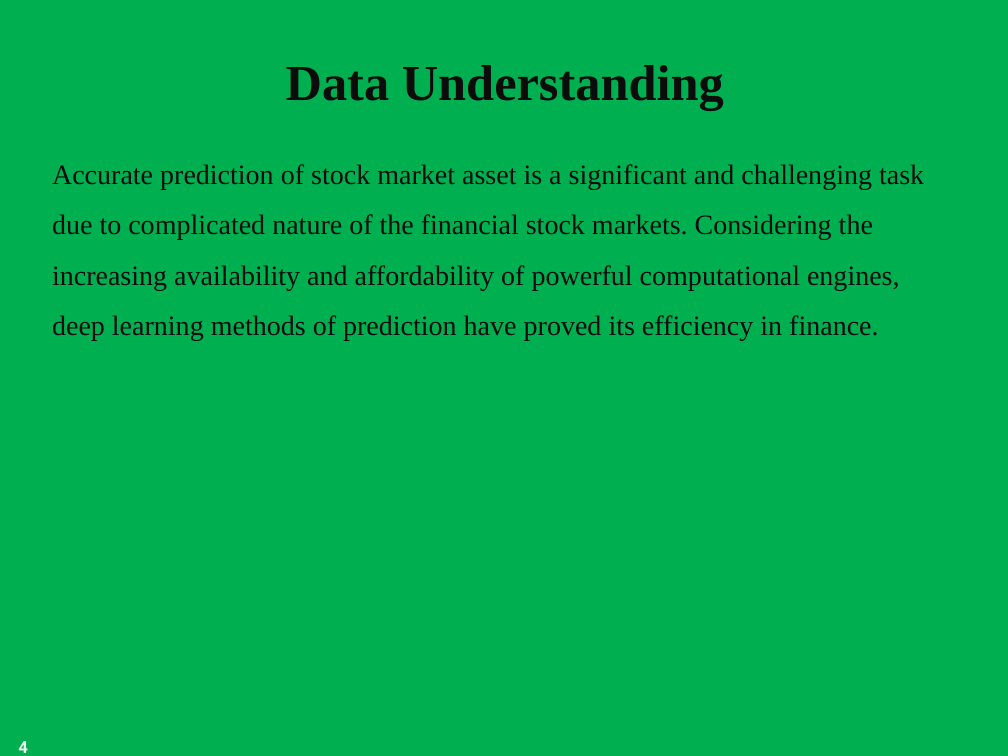
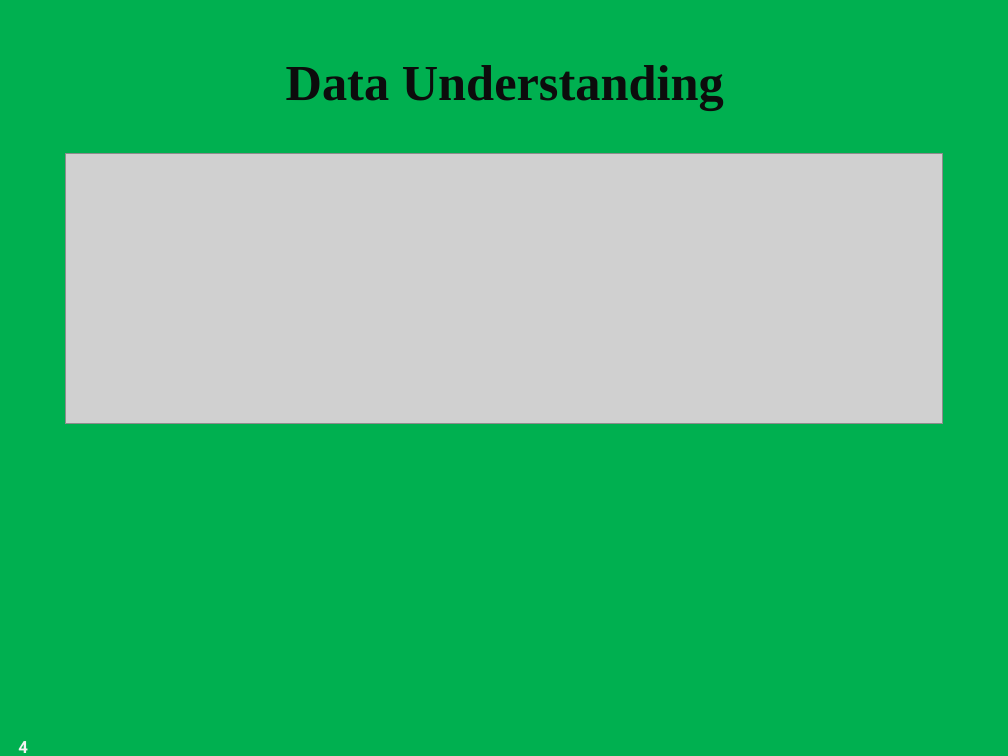
Before and after one commit to ghcn345/Stock-Market-Prediction, a slide deck: slide 4 of data/Stock Market Prediction.pptx. Drawn at 1008x756 pixels with LibreOffice and Linux fonts; fonts in the diff are those of the drawing; grey boxes stand for pictures; background and template pictures are left out. Boxes give left, top, right and bottom in pixels: in the first picture for what was removed or moved away, otherwise in the second. Text is boxed around its words. In the diff, an @@ line names an element or a change of style, - is before the commit and + after.

```diff
--- a/data/Stock Market Prediction.pptx
+++ b/data/Stock Market Prediction.pptx
@@ text removed at (x1=52, y1=164, x2=924, y2=340) @@
-Accurate prediction of stock market asset is a significant and challenging task due to complicated nature of the financial stock markets. Considering the increasing availability and affordability of powerful computational engines, deep learning methods of prediction have proved its efficiency in finance.
@@ picture added at (x1=66, y1=153, x2=943, y2=423) @@
```
Also in this commit, not shown: 2 other slides changed, 4 slides added, 2 slides removed, 2 other files.
